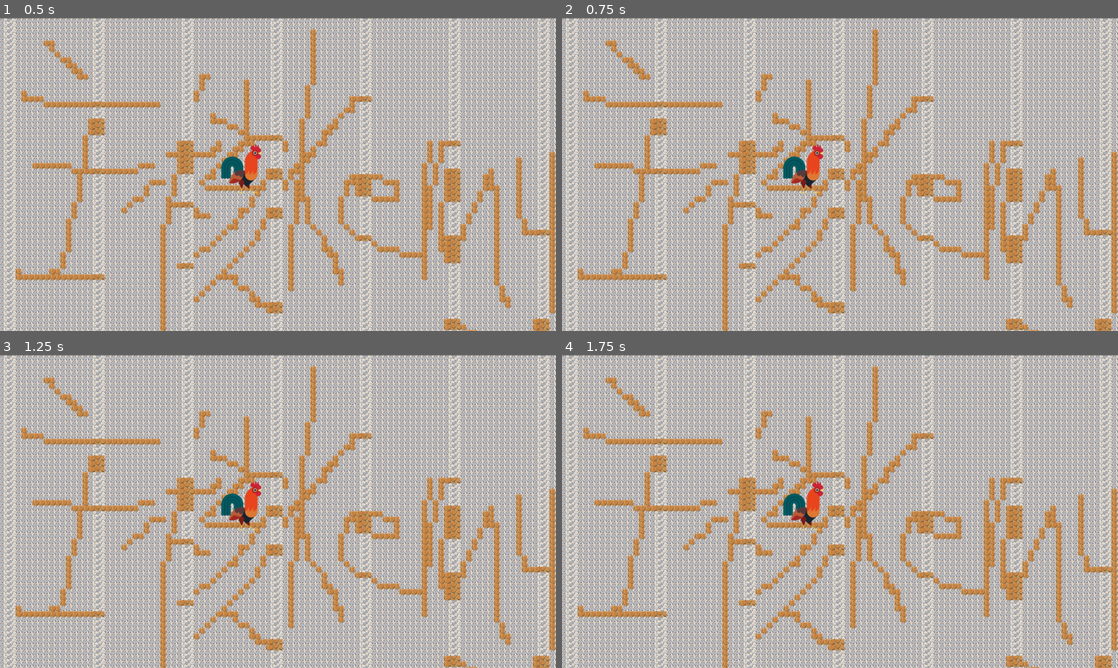
Above: before the commit, frames 1-4 (two rows, left to right).
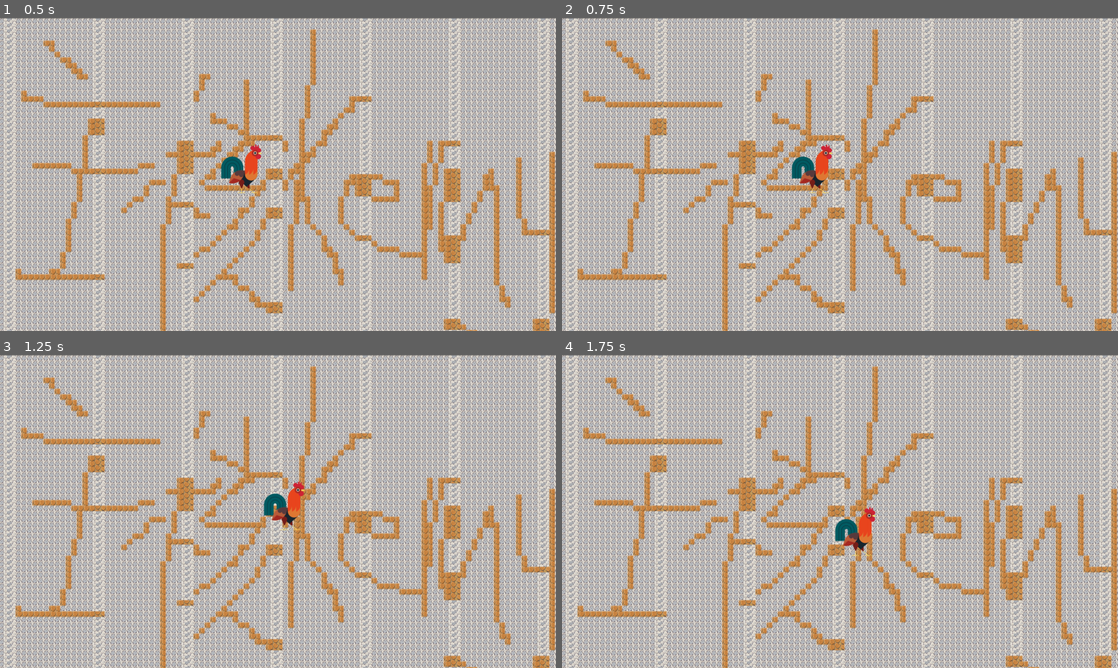
Above: after the commit, the same moments.

Repository: Shrimp-VM/coong-fu
Game: Godot game, scene res://scenes/World/World.tscn
Two runs of this game, one before a commit and one after it. Both use one fixed random seed, a clock stepped at 60 frames per second and the inputs below.
Inputs:
- Up to frame 1 (0.5 s): no input
- Up to frame 2 (0.75 s): tap Enter at 0.5 s; hold D (move_right) from 0.53 s (still down)
- Up to frame 3 (1.25 s): keep holding D (move_right)
- Up to frame 4 (1.75 s): release D (move_right) at 1.28 s; hold S (move_down) from 1.28 s (still down)

Frame 1 is identical in both runs. In frame 2, 0.7% of the frame differs, in the area x 39-49%, y 40-56%; in frame 3, 1.2%; in frame 4, 1.2%, in the area x 39-57%, y 40-65%.

Commit message:
refactor(entities): add rooster entity and improve player movement system
1. 新增公鸡实体类RoosterEntity及其场景文件
2. 为BaseEntity添加基础移动加速、速度衰减逻辑和physics处理
3. 为BasePlayer添加键盘输入控制的AI移动逻辑
4. 配置公鸡实体的移动衰减参数

Diff:
--- a/abstracts/BaseEntity.gd
+++ b/abstracts/BaseEntity.gd
@@ -2,13 +2,20 @@
 class_name BaseEntity
 
 @export var currentHealth: float = 100
+@export var baseMovement: float = 2000
+@export var fraction: float = 10
 
 func _physics_process(delta: float) -> void:
 	ai(delta)
+	move_and_slide()
+	velocity *= 1 - fraction * delta
 
-func ai(_delta: float):
-	pass
+func ai(delta: float):
+	return delta
 
+func accelerate(direction: Vector2, delta: float, maxSpeed: float) -> Vector2:
+	velocity = (velocity + direction.normalized() * baseMovement * delta).limit_length(maxSpeed)
+	return velocity
 func isPlayer() -> bool:
 	assert(false, "未实现")
 	return false
--- a/abstracts/BasePlayer.gd
+++ b/abstracts/BasePlayer.gd
@@ -1,5 +1,7 @@
 extends BaseLiving
 class_name BasePlayer
 
+func ai(delta: float):
+	accelerate(Input.get_vector("move_left", "move_right", "move_up", "move_down"), delta, 200)
 func isPlayer() -> bool:
 	return true
--- /dev/null
+++ b/contents/Entity/Rooster.gd
@@ -0,0 +1,2 @@
+extends BasePlayer
+class_name RoosterEntity
--- a/contents/Entity/Rooster.tscn
+++ b/contents/Entity/Rooster.tscn
@@ -1,6 +1,7 @@
 [gd_scene format=3 uid="uid://df5x6avs57nxk"]
 
 [ext_resource type="PackedScene" uid="uid://b1w28mkl2r82l" path="res://abstracts/BasePlayer.tscn" id="1_dkvhb"]
+[ext_resource type="Script" uid="uid://dofhway4awopc" path="res://contents/Entity/Rooster.gd" id="2_514sj"]
 [ext_resource type="Texture2D" uid="uid://cw7wgwagmrxxs" path="res://resources/entities/rooster/rooster-a.svg" id="2_ov2j6"]
 [ext_resource type="Texture2D" uid="uid://58ubgxot2jfb" path="res://resources/entities/rooster/rooster-b.svg" id="3_514sj"]
 
@@ -19,6 +20,8 @@
 }]
 
 [node name="Rooster" unique_id=334154807 instance=ExtResource("1_dkvhb")]
+script = ExtResource("2_514sj")
+fraction = 10.0
 
 [node name="frames" parent="texture" parent_id_path=PackedInt32Array(1274454792) index="0" unique_id=1408971701]
 position = Vector2(0, -70)
Not shown, added: contents/Entity/Rooster.gd.uid
